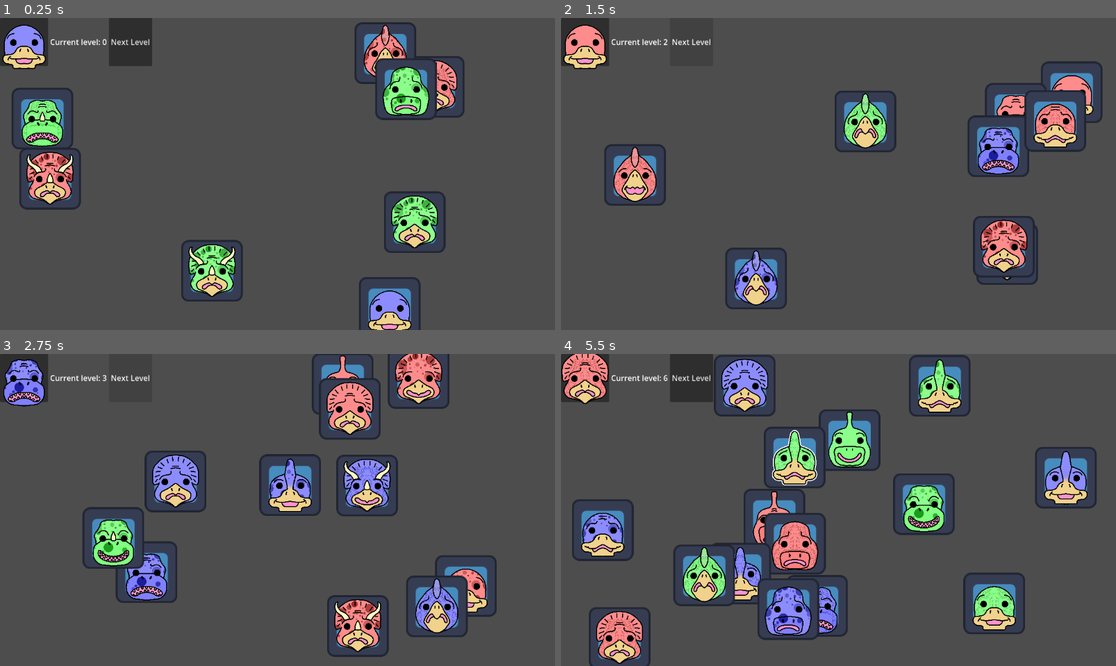
Above: before the commit, frames 1-4 (two rows, left to right).
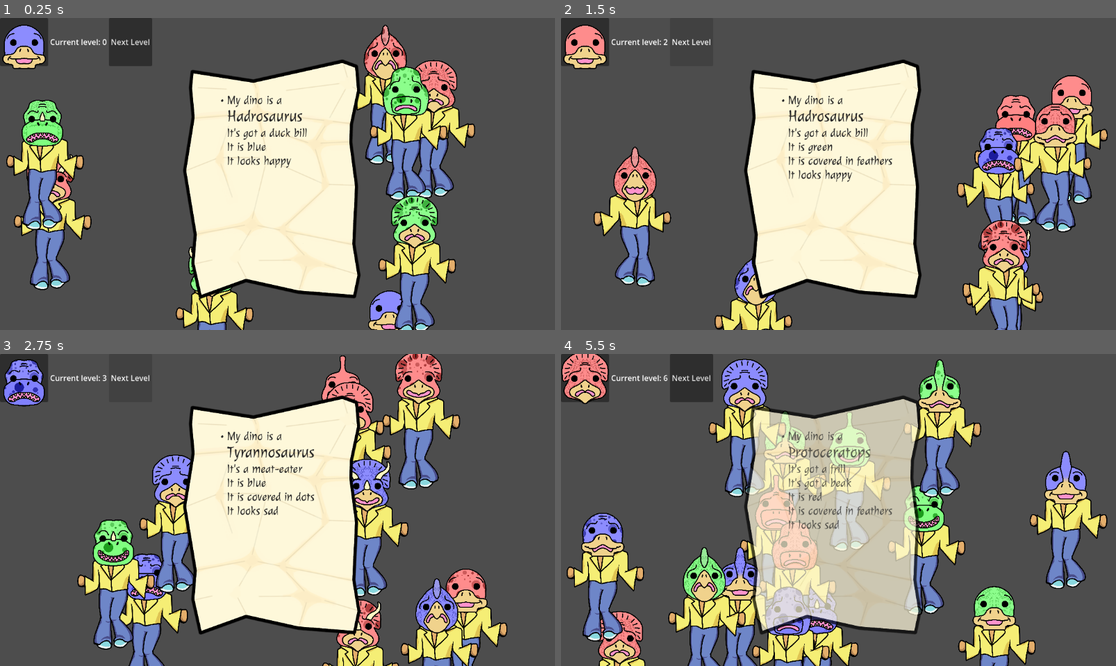
Above: after the commit, the same moments.

Repository: ValetNoir/ggj_2026
Game: Godot game, scene res://scenes/game.tscn
The game is run twice, just before and just after one commit, with the same random seed, the same clock (stepped at 60 frames per second) and the same inputs. The project has no main scene, so this scene is started directly. The engine's default icon, where the game draws it, is replaced by a stand-in: a white triangle on a blue panel in a dark square.
Inputs (mouse positions are in pixels of both pictures, inside the frame that each line leads up to):
- Up to frame 1 (0.25 s): no input
- Up to frame 2 (1.5 s): click "Next Level" at 0.5 s; click "Next Level" at 1.25 s
- Up to frame 3 (2.75 s): click "Next Level" at 2 s
- Up to frame 4 (5.5 s): move the mouse to (705, 572) at 2.77 s; click (705, 572) at 2.92 s; move the mouse to (738, 556) at 3.52 s; click (738, 556) at 3.67 s; move the mouse to (960, 519) at 4.27 s; click (960, 519) at 4.42 s; move the mouse to (794, 456) at 5.02 s; click (794, 456) at 5.17 s

The runs differ from the first frame. In frame 1, 34% of the frame differs, in the area x 1-86%, y 1-100%; in frame 2, 33%; in frame 3, 36%; in frame 4, 38%, in the area x 1-99%, y 0-100%.

Commit message:
dancing bodies + implementation of info flash

Diff:
--- a/scenes/character.tscn
+++ b/scenes/character.tscn
@@ -1,14 +1,25 @@
 [gd_scene format=3 uid="uid://b6k3bul7hs57g"]
 
 [ext_resource type="Script" uid="uid://bj4oldus8rkuj" path="res://scripts/character.gd" id="1_rkhd4"]
-[ext_resource type="Texture2D" uid="uid://d3v8eynat77lb" path="res://assets/icon.svg" id="2_lrhn5"]
+[ext_resource type="Texture2D" uid="uid://cxe2jitsctgpy" path="res://assets/bodies/body_01.png" id="2_lrhn5"]
 [ext_resource type="PackedScene" uid="uid://bf01jl6xk7ctv" path="res://scenes/mask.tscn" id="3_lrhn5"]
+
+[sub_resource type="AtlasTexture" id="AtlasTexture_my7n2"]
+atlas = ExtResource("2_lrhn5")
+region = Rect2(0, 0, 900, 1490)
+
+[sub_resource type="AtlasTexture" id="AtlasTexture_dp8ca"]
+atlas = ExtResource("2_lrhn5")
+region = Rect2(900, 0, 900, 1490)
 
 [sub_resource type="SpriteFrames" id="SpriteFrames_lrhn5"]
 animations = [{
 "frames": [{
 "duration": 1.0,
-"texture": ExtResource("2_lrhn5")
+"texture": SubResource("AtlasTexture_my7n2")
+}, {
+"duration": 1.0,
+"texture": SubResource("AtlasTexture_dp8ca")
 }],
 "loop": true,
 "name": &"default",
@@ -22,7 +33,10 @@
 script = ExtResource("1_rkhd4")
 
 [node name="Sprite2D" type="AnimatedSprite2D" parent="." unique_id=103487943]
+position = Vector2(0, 89.00001)
+scale = Vector2(0.2, 0.2)
 sprite_frames = SubResource("SpriteFrames_lrhn5")
+autoplay = "default"
 
 [node name="Mask" parent="." unique_id=1409669806 instance=ExtResource("3_lrhn5")]
 scale = Vector2(0.1, 0.1)
--- a/scenes/game.tscn
+++ b/scenes/game.tscn
@@ -15,6 +15,7 @@
 [ext_resource type="PackedScene" uid="uid://dmtg1nin4bq1" path="res://scenes/character_spawner.tscn" id="13_kvuet"]
 [ext_resource type="Script" uid="uid://c2nd17karykng" path="res://scripts/cheat_ui.gd" id="14_trtic"]
 [ext_resource type="PackedScene" uid="uid://bf01jl6xk7ctv" path="res://scenes/mask.tscn" id="15_ir15t"]
+[ext_resource type="PackedScene" uid="uid://bvd4yyq0ee5ss" path="res://scenes/info_flash.tscn" id="16_ca42v"]
 
 [node name="Game" type="Node2D" unique_id=607520342]
 script = ExtResource("1_uwrxv")
@@ -43,5 +44,10 @@
 layout_mode = 2
 text = "Next Level"
 
+[node name="CanvasLayer" type="CanvasLayer" parent="." unique_id=1744711347]
+
+[node name="InfoFlash" parent="CanvasLayer" unique_id=1219634045 instance=ExtResource("16_ca42v")]
+unique_name_in_owner = true
+
 [connection signal="level_loaded" from="." to="CheatUI" method="on_level_loaded"]
 [connection signal="pressed" from="CheatUI/Button" to="." method="next_level"]
--- a/scenes/info_flash.tscn
+++ b/scenes/info_flash.tscn
@@ -11,6 +11,7 @@
 anchor_bottom = 1.0
 grow_horizontal = 2
 grow_vertical = 2
+mouse_filter = 2
 script = ExtResource("1_nw3jk")
 
 [node name="TextureRect" type="TextureRect" parent="." unique_id=1563546629]
--- a/scripts/game.gd
+++ b/scripts/game.gd
@@ -4,6 +4,7 @@
 @export var current_level_index: int = 0
 @export var levels: Array[Level]
 @onready var character_spawner: CharacterSpawner = $CharacterSpawner
+@onready var info_flash: InfoFlash = %InfoFlash
 signal level_loaded(int)
 
 func _ready() -> void:
@@ -14,6 +15,7 @@
 	assert(level >= 0 and level < levels.size(), "Invalid level: %d" % level)
 	character_spawner.spawn_level(levels[level])
 	level_loaded.emit(level)
+	info_flash.on_new_level_diplay_info_flash(levels[level].clue_duration)
 
 func next_level() -> void:
 	current_level_index += 1
--- a/scripts/info_flash.gd
+++ b/scripts/info_flash.gd
@@ -1,20 +1,81 @@
+class_name InfoFlash
 extends Control
 
 @onready var info_flash_richtext: RichTextLabel = %info_flash_richtext
 
+# Call this method to display the info flash for 'duration'
+func on_new_level_diplay_info_flash(duration: float):
+	await get_tree().create_timer(0.2).timeout
+	set_description(DescriptionMaker.target_description)
+	modulate = Color.WHITE
+	show()
+	await get_tree().create_timer(duration).timeout
+	var tween = get_tree().create_tween()
+	tween.tween_property(self, 'modulate', Color.TRANSPARENT, 1.0)
+	tween.tween_callback(hide)
+
 func set_description(description: Description):
 	var text: String
-	text += str("[ul]")
+	#text += str("[ul]")
+	match description.species:
+		Description.Species.DIPLODOCUS:
+			text += str("[ul]My dino is a [font_size=32]Diplodocus[/font_size][br]")
+			text += str("Its head is pear-shaped[br]")
+		Description.Species.BRACHIOSAURUS:
+			text += str("[ul]My dino is a [font_size=32]Brachiosaurus[/font_size][br]")
+			text += str("Its head is pear-shaped[br]")
+			text += str("It's got a crest[br]")
+		Description.Species.TRICERATOPS:
+			text += str("[ul]My dino is a [font_size=32]Triceratops[/font_size][br]")
+			text += str("It's got a frill[br]")
+			text += str("It's got a beak[br]")
+		Description.Species.PROTOCERATOPS:
+			text += str("[ul]My dino is a [font_size=32]Protoceratops[/font_size][br]")
+			text += str("It's got a frill[br]")
+			text += str("It's got a beak[br]")
+		Description.Species.TYRANNOSAURUS:
+			text += str("[ul]My dino is a [font_size=32]Tyrannosaurus[/font_size][br]")
+			text += str("It's a meat-eater[br]")
+		Description.Species.CERATOSAURUS:
+			text += str("[ul]My dino is a [font_size=32]Ceratosaurus[/font_size][br]")
+			text += str("It's a meat-eater[br]")
+			text += str("It's got a horn[br]")
+		Description.Species.HADROSAURUS:
+			text += str("[ul]My dino is a [font_size=32]Hadrosaurus[/font_size][br]")
+			text += str("It's got a duck bill[br]")
+		Description.Species.PARASAUROLOPHUS:
+			text += str("[ul]My dino is a [font_size=32]Parasaurolophus[/font_size][br]")
+			text += str("It's got a crest[br]")
+			text += str("It's got a duck bill[br]")
+		Description.Species.OVIRAPTOR:
+			text += str("[ul]My dino is a [font_size=32]Oviraptor[/font_size][br]")
+			text += str("It's got a crest[br]")
+			text += str("It's got a beak[br]")
+		_:
+			pass
 	match description.color:
 		Description.MaskColor.RED:
-			text += str("This dino is red")
+			text += str("It is red[br]")
 		Description.MaskColor.GREEN:
-			text += str("This dino is green")
+			text += str("It is green[br]")
 		Description.MaskColor.BLUE:
-			text += str("This dino is blue")
+			text += str("It is blue[br]")
 		_:
 			pass
-	text += str("[/ul]")
+	match description.pattern:
+		Description.Pattern.DOTS:
+			text += str("It is covered in dots[br]")
+		Description.Pattern.FEATHERS:
+			text += str("It is covered in feathers[br]")
+		_:
+			pass
+	match description.emotion:
+		Description.Emotion.HAPPY:
+			text += str("It looks happy[br][/ul]")
+		Description.Emotion.SAD:
+			text += str("It looks sad[br][/ul]")
+		_:
+			pass
 	update_text(text)
 
 func update_text(text: String):
